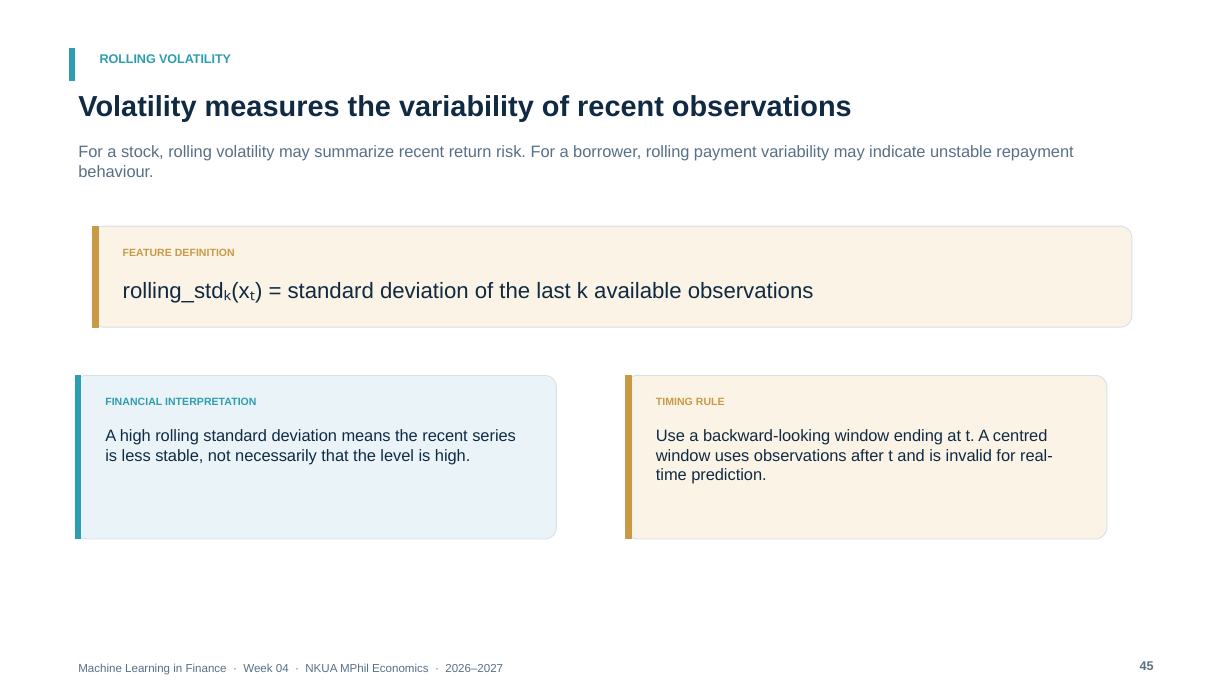
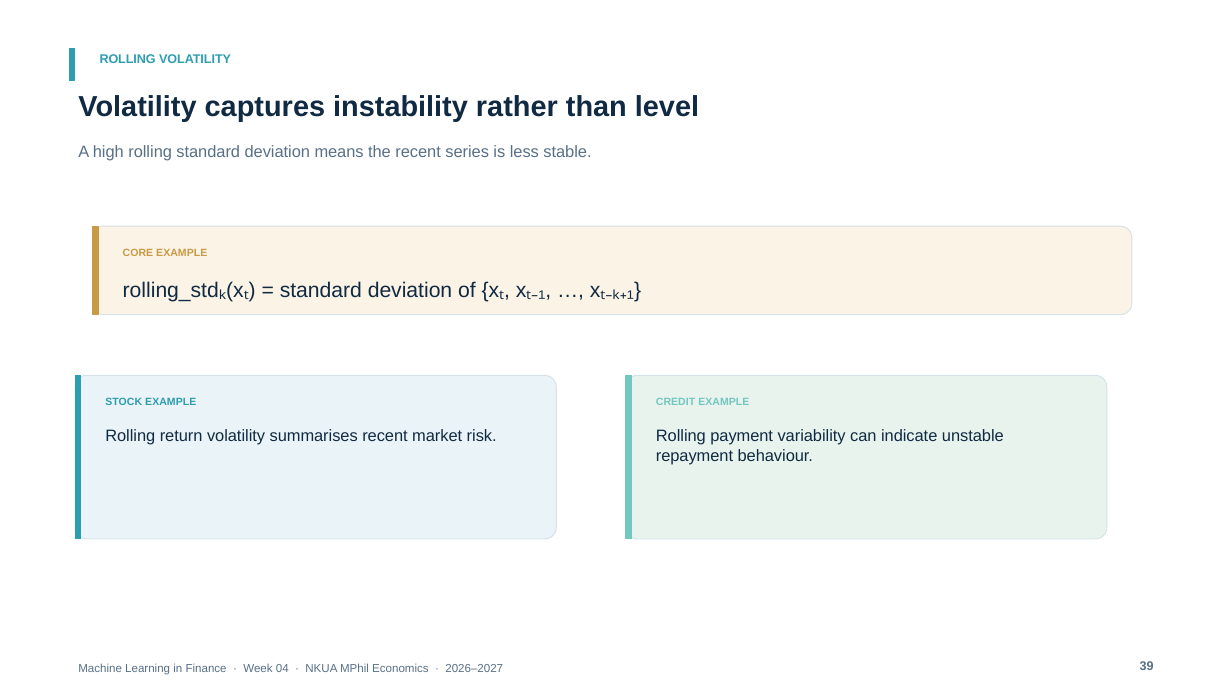
Before and after one commit to fkottas/Teaching-Courses, a slide deck: slide 39 of Machine Learning in Finance/2026-2027/lectures/week-04/slides/Lecture_04_Feature_Engineering_for_Financial_Data_2026-2027.pptx (slide 45 before the commit). Drawn at 1232x693 pixels with LibreOffice and Linux fonts; fonts in the diff are those of the drawing. Boxes give left, top, right and bottom in pixels: in the first picture for what was removed or moved away, otherwise in the second. Text is boxed around its words. In the diff, an @@ line names an element or a change of style, - is before the commit and + after.

```diff
--- a/Machine Learning in Finance/2026-2027/lectures/week-04/slides/Lecture_04_Feature_Engineering_for_Financial_Data_2026-2027.pptx
+++ b/Machine Learning in Finance/2026-2027/lectures/week-04/slides/Lecture_04_Feature_Engineering_for_Financial_Data_2026-2027.pptx
@@ text at bbox=[78, 95, 699, 121]: text changed @@
-Volatility measures the variability of recent observations
+Volatility captures instability rather than level
@@ text at bbox=[78, 145, 591, 161]: text changed @@
-For a stock, rolling volatility may summarize recent return risk. For a borrower, rolling payment variability may indicate unstable repayment behaviour.
+A high rolling standard deviation means the recent series is less stable.
@@ rounded rectangle: place and size @@
-rounded rectangle at bbox=[92, 226, 1132, 327]
+rounded rectangle at bbox=[92, 226, 1132, 315]
@@ rounded rectangle at bbox=[92, 226, 1132, 315]: proportions changed @@
@@ rectangle: place and size @@
-rectangle at bbox=[92, 226, 98, 327]
+rectangle at bbox=[92, 226, 98, 315]
@@ text at bbox=[123, 249, 207, 256]: text changed @@
-FEATURE DEFINITION
+CORE EXAMPLE
@@ text at bbox=[123, 281, 641, 302]: text changed; size 17.2 to 16.5 pt @@
-rolling_stdₖ(xₜ) = standard deviation of the last k available observations
+rolling_stdₖ(xₜ) = standard deviation of {xₜ, xₜ₋₁, …, xₜ₋ₖ₊₁}
@@ rounded rectangle at bbox=[626, 375, 1107, 539]: fill #FBF3E5 to #E7F3EC @@
@@ rectangle at bbox=[626, 375, 631, 539]: fill #C99A45 to #72C7C0; outline #C99A45 0.75 pt to #72C7C0 0.75 pt @@
@@ text at bbox=[105, 397, 196, 405]: text changed @@
-FINANCIAL INTERPRETATION
+STOCK EXAMPLE
@@ text at bbox=[656, 398, 749, 405]: text changed; text colour #C99A45 to #72C7C0 @@
-TIMING RULE
+CREDIT EXAMPLE
@@ text at bbox=[105, 429, 497, 445]: text changed @@
-A high rolling standard deviation means the recent series is less stable, not necessarily that the level is high.
+Rolling return volatility summarises recent market risk.
@@ text at bbox=[656, 429, 1004, 464]: text changed @@
-Use a backward-looking window ending at t. A centred window uses observations after t and is invalid for real-time prediction.
+Rolling payment variability can indicate unstable repayment behaviour.
@@ text at bbox=[1140, 661, 1154, 670]: text changed @@
-45
+39
```
Also in this commit, not shown: 32 other slides changed, 57 slides added, 76 slides removed, 3 other files.
